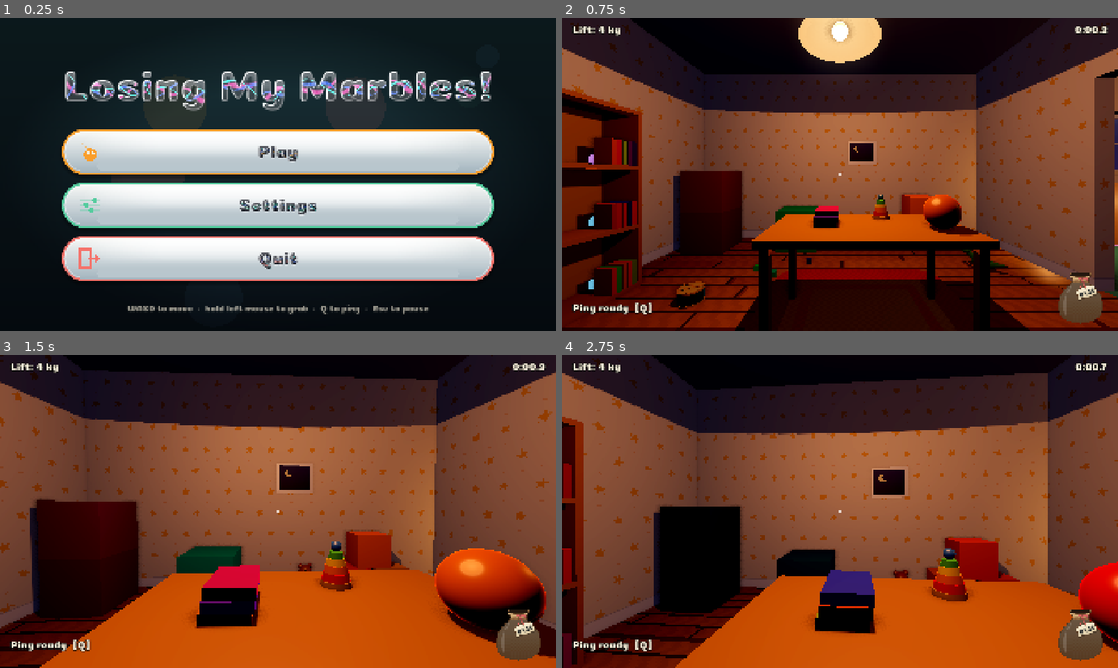
Above: before the commit, frames 1-4 (two rows, left to right).
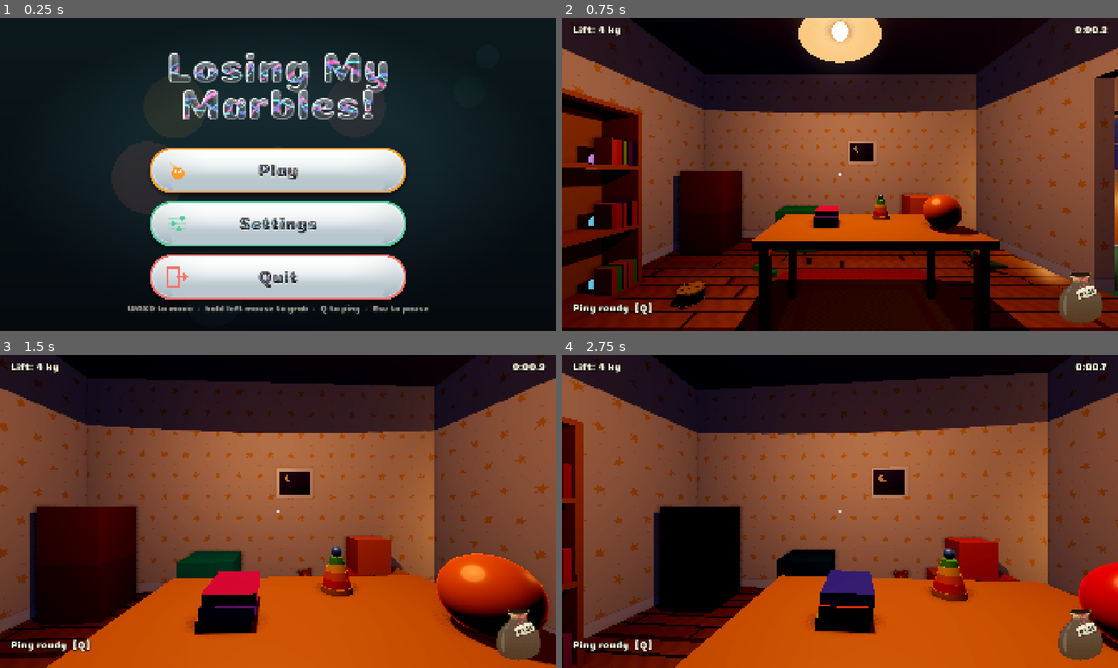
Above: after the commit, the same moments.

Repository: westo27/rummage
Game: Godot game, scene res://scenes/title.tscn
Two runs of this game, one before a commit and one after it. Both use one fixed random seed, a clock stepped at 60 frames per second and the inputs below.
Inputs (mouse positions are in pixels of both pictures, inside the frame that each line leads up to; where the layout moved, square brackets give the same spot in the first picture):
- Up to frame 1 (0.25 s): no input
- Up to frame 2 (0.75 s): click (840, 171) [840, 152] at 0.5 s
- Up to frame 3 (1.5 s): tap Enter at 1.25 s; move the mouse to (305, 511) at 1.27 s; hold W (move_forward) from 1.28 s (still down); hold Mouse wheel up (beam_further) from 1.28 s (still down); click (305, 511) at 1.42 s
- Up to frame 4 (2.75 s): keep holding W (move_forward); tap R (restart) at 2 s; move the mouse to (812, 511) at 2.02 s; release Mouse wheel up (beam_further) at 2.03 s; tap Mouse wheel down (beam_nearer) at 2.1 s

The runs differ from the first frame. In frame 1, 44% of the frame differs, in the area x 11-89%, y 11-90%; in frame 2, nothing differs; in frame 3, 15%; in frame 4, nothing differs.

Commit message:
Title on two lines: Losing My / Marbles!

Diff:
--- a/scripts/title_screen.gd
+++ b/scripts/title_screen.gd
@@ -50,9 +50,9 @@
 	_panels.add_theme_constant_override("separation", 10)
 	centre.add_child(_panels)
 
-	var title := UiStyle.label("Losing My Marbles!", UiStyle.TITLE_FONT_SIZE, UiStyle.CREAM)
+	var title := UiStyle.label("Losing My\nMarbles!", UiStyle.TITLE_FONT_SIZE, UiStyle.CREAM)
 	title.horizontal_alignment = HORIZONTAL_ALIGNMENT_CENTER
-	title.add_theme_constant_override("line_spacing", 0)
+	title.add_theme_constant_override("line_spacing", 14)
 	_panels.add_child(title)
 
 	var gap := Control.new()
